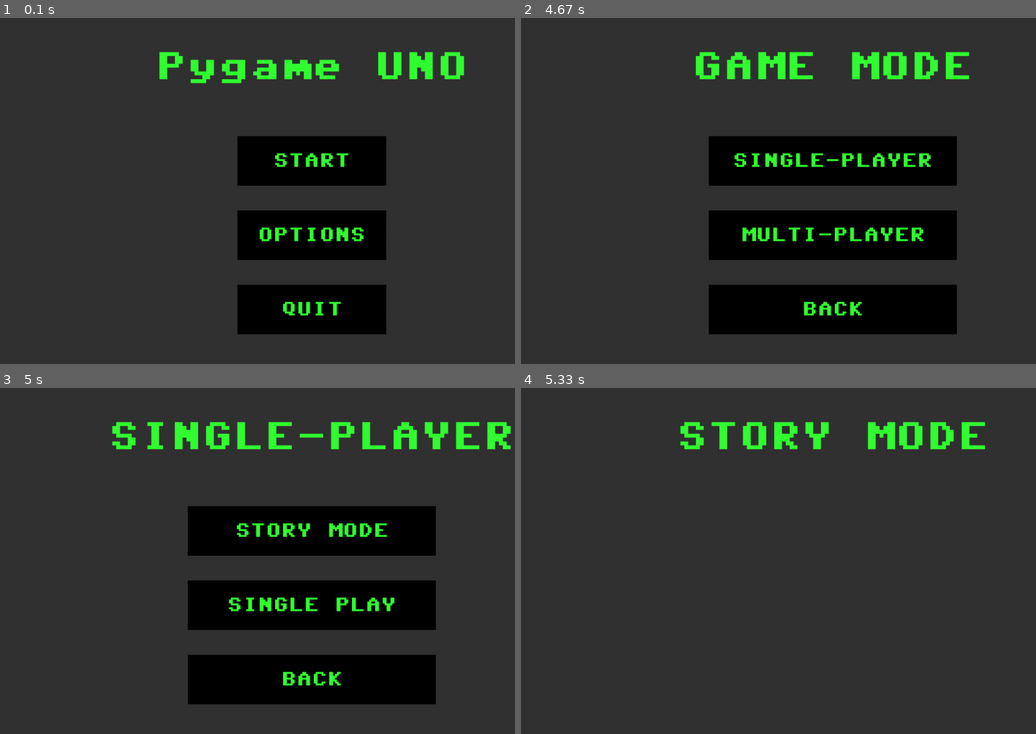
Above: before the commit, frames 1-4 (two rows, left to right).
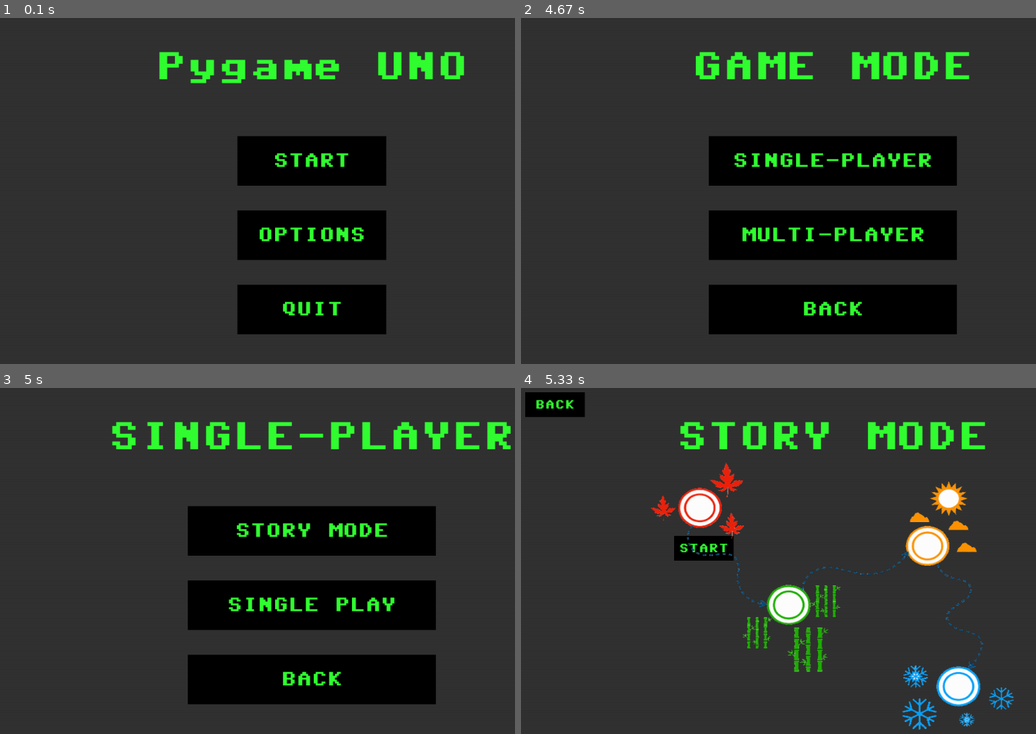
Above: after the commit, the same moments.

Repository: jrsky723/pygameuno
Game: pygame game, started from main.py
Two runs of this game, one before a commit and one after it. Both use one fixed random seed, a clock stepped at 60 frames per second and the inputs below.
Inputs (mouse positions are in pixels of both pictures, inside the frame that each line leads up to):
- Up to frame 1 (0.1 s): no input
- Up to frame 2 (4.67 s): click "START" at 0.38 s; hold Left 0.67-1.2 s; hold Down 1.23-1.53 s; click (598, 156) at 1.62 s; hold Left 1.9-2.3 s; hold Up 2.33-2.7 s; tap Enter at 2.73, 3.07 s; hold Right 3.4-4.03 s; hold Down 4.07-4.43 s; click (629, 239) at 4.52 s
- Up to frame 3 (5 s): click "SINGLE-PLAYER" at 4.85 s
- Up to frame 4 (5.33 s): click "STORY MODE" at 5.18 s

Frames 1-3 are identical in both runs. In frame 4, 7.6% of the frame differs, in the area x 0-96%, y 1-99%.

Commit message:
Story Mode Menu Screen
스토리 모드 메뉴 화면
마지막 추가된 지역은 핸드를 스와핑하는 카드를 추가할 예정.

Update main.py

Diff:
--- /dev/null
+++ b/game/story_mode/uno_game_blue.py
@@ -0,0 +1,6 @@
+from game.uno_game import UnoGame
+
+
+class UnoGameBlue(UnoGame):
+    def __init__(self, players_info):
+        super().__init__(players_info)
--- /dev/null
+++ b/game/story_mode/uno_game_green.py
@@ -0,0 +1,6 @@
+from game.uno_game import UnoGame
+
+
+class UnoGameGreen(UnoGame):
+    def __init__(self, players_info):
+        super().__init__(players_info)
--- /dev/null
+++ b/game/story_mode/uno_game_red.py
@@ -0,0 +1,6 @@
+from game.uno_game import UnoGame
+
+
+class UnoGameRed(UnoGame):
+    def __init__(self, players_info):
+        super().__init__(players_info)
--- /dev/null
+++ b/game/story_mode/uno_game_yellow.py
@@ -0,0 +1,6 @@
+from game.uno_game import UnoGame
+
+
+class UnoGameYellow(UnoGame):
+    def __init__(self, players_info):
+        super().__init__(players_info)
--- a/game/uno_game.py
+++ b/game/uno_game.py
@@ -187,7 +187,6 @@
         self.uno_called_times = []
         is_right_call = False
         for p in self.players:
-            print(p.get_is_uno(), p.get_uno_checked(), p.get_uno_success())
             if p.get_is_uno() and p.get_uno_checked() == False:
                 is_right_call = True
                 p.set_uno_checked(True)
--- a/screens/game_screen.py
+++ b/screens/game_screen.py
@@ -1,5 +1,9 @@
 import pygame
 from game.uno_game import UnoGame
+from game.story_mode.uno_game_yellow import UnoGameYellow
+from game.story_mode.uno_game_blue import UnoGameBlue
+from game.story_mode.uno_game_green import UnoGameGreen
+from game.story_mode.uno_game_red import UnoGameRed
 from screens.screen import Screen
 from screens.menus.end_menu_ import EndMenuScreen
 from screens.menus.paused_menu import PausedMenuScreen
@@ -16,12 +20,23 @@
 
 
 class GameScreen(Screen):
-    def __init__(self, screen, clock, options, players):
+    def __init__(self, screen, clock, options, game_info):
         super().__init__(screen, clock, options)
         pygame.mixer.music.load(MUSIC.GAME_BACKGROUND)
         pygame.mixer.music.play(-1)
         self.max_players = 6
-        self.game = UnoGame(players)
+        self.game_info = game_info
+        if game_info["mode"] == "story":
+            if game_info["zone"] == "red_zone":
+                self.game = UnoGameRed(game_info["players"])
+            elif game_info["zone"] == "green_zone":
+                self.game = UnoGameGreen(game_info["players"])
+            elif game_info["zone"] == "blue_zone":
+                self.game = UnoGameBlue(game_info["players"])
+            elif game_info["zone"] == "yellow_zone":
+                self.game = UnoGameYellow(game_info["players"])
+        else:
+            self.game = UnoGame(game_info["players"])
         self.my_player = self.game.get_player()
         self.coms = self.game.get_com_players()
         self.surfaces = []
--- a/screens/menus/singleplay_lobby_menu.py
+++ b/screens/menus/singleplay_lobby_menu.py
@@ -10,13 +10,15 @@
     def __init__(self, screen, clock, options):
         super().__init__(screen, clock, options)
 
+        self.game_info = {
+            "mode": "single",
+        }
+
         self.my_player = {
-            "id": 0,
             "name": "Player",
             "is_com": False,
         }
         computer1 = {
-            "id": 1,
             "name": "Computer 1",
             "is_com": True,
         }
@@ -130,7 +132,6 @@
         if len(self.players) < 6:
             self.players.append(
                 {
-                    "id": len(self.players),
                     "name": f"Computer {len(self.players)}",
                     "is_com": True,
                 }
@@ -150,5 +151,6 @@
             self.hovered_button.hover()
 
     def start_game(self):
-        game_screen = GameScreen(self.screen, self.clock, self.options, self.players)
+        self.game_info["players"] = self.players
+        game_screen = GameScreen(self.screen, self.clock, self.options, self.game_info)
         game_screen.run()
--- a/screens/menus/story_mode_menu.py
+++ b/screens/menus/story_mode_menu.py
@@ -1,11 +1,85 @@
 from screens.menu_screen import MenuScreen
-from screens.menus.join_menu import JoinMenuScreen
+from screens.menus.story_mode_start_menu import StoryModeStartMenuScreen
 from renders.button import Button
 from renders.text_box import TextBox
+from utils.constants import IMAGE
+from utils.json import load_json
+import pygame
 
 
 class StoryModeMenuScreen(MenuScreen):
     def __init__(self, screen, clock, options):
         super().__init__(screen, clock, options)
+        self.achievements = load_json("achievements")
+        self.game_info = {
+            "mode": "story",
+        }
+        self.zone_available = {
+            "red_zone": True,
+            "green_zone": False,
+            "yellow_zone": False,
+            "blue_zone": False,
+        }
+        # 하나의 영역이 완료되면 그 다음 영역이 해금된다. 예를들어 red_zone가 완료되면 green_zone가 해금된다.
+        self.zone_available["green_zone"] = (
+            self.achievements["single player mode"]["story mode"]["red"] >= 1
+        )
+        self.zone_available["yellow_zone"] = (
+            self.achievements["single player mode"]["story mode"]["green"] >= 1
+        )
+        self.zone_available["blue_zone"] = (
+            self.achievements["single player mode"]["story mode"]["yellow"] >= 1
+        )
+
         self.texts += [TextBox(text="STORY MODE", **self.title_params)]
-        B_Y, B_GAP = 250, 150
+        self.background_image = pygame.image.load(IMAGE.STORY_MODE)
+        self.background_image = pygame.transform.scale(
+            self.background_image, (self.screen_width, self.screen_height)
+        )
+        B_W, B_H = 120, 50
+        button_params = {
+            "width": B_W,
+            "height": B_H,
+            "text": "START",
+            "font_size": 25,
+        } | self.rect_params
+
+        self.red_zone_button = Button(x=320, y=310, **button_params)
+        self.green_zone_button = Button(x=500, y=600, **button_params)
+        self.yellow_zone_button = Button(x=780, y=380, **button_params)
+        self.blue_zone_button = Button(x=830, y=520, **button_params)
+        self.start_buttons = [
+            self.red_zone_button,
+            self.green_zone_button,
+            self.yellow_zone_button,
+            self.blue_zone_button,
+        ]
+        self.button_sections.append([self.red_zone_button])
+        if self.zone_available["green_zone"]:
+            self.button_sections.append([self.green_zone_button])
+        if self.zone_available["yellow_zone"]:
+            self.button_sections[0].append(self.yellow_zone_button)
+        if self.zone_available["blue_zone"]:
+            self.button_sections[1].append(self.blue_zone_button)
+
+        self.back_button = Button(x=20, y=20, **button_params | {"text": "BACK"})
+        self.button_sections.append([self.back_button])
+
+    def draw(self):
+        super().draw()
+        self.screen.blit(self.background_image, (0, 0))
+
+    def button_click_up(self, button):
+        super().button_click_up(button)
+        # use button index to find zone
+        if button in self.start_buttons:
+            zone = list(self.zone_available.keys())[self.start_buttons.index(button)]
+            self.open_story_mode_start(zone)
+
+    def open_story_mode_start(self, zone):
+        game_info = self.game_info | {"zone": zone}
+        story_mode_start_menu_screen = StoryModeStartMenuScreen(
+            self.screen, self.clock, self.options, game_info
+        )
+        story_mode_start_menu_screen.run()
+        pass
--- /dev/null
+++ b/screens/menus/story_mode_start_menu.py
@@ -0,0 +1,54 @@
+from screens.menu_screen import MenuScreen
+from screens.game_screen import GameScreen
+from renders.button import Button
+from renders.text_box import TextBox
+from utils.constants import STORY_MODE_DESCRIPTION as SMD, STORY_MODE_COMS as SMC
+
+
+# TODO: get user input to get host IP address and join(submit) button, back button
+class StoryModeStartMenuScreen(MenuScreen):
+    def __init__(self, screen, clock, options, game_info):
+        super().__init__(screen, clock, options)
+        self.game_info = game_info
+        self.players = [
+            {"name": "Player", "is_com": False},
+        ]
+        self.players += SMC[self.game_info["zone"]]
+        self.game_info["players"] = self.players
+        self.texts += [
+            TextBox(text=f"{self.game_info['zone'].upper()}", **self.title_params)
+        ]
+        text_params = self.rect_params | {"font_size": 25}
+        T_Y, T_GAP = 200, 50
+        for i, text in enumerate(SMD[self.game_info["zone"]]):
+            self.texts += [
+                TextBox(text=text, x="center", y=T_Y + T_GAP * i, **text_params)
+            ]
+        self.texts += [
+            TextBox(
+                text="Do you want to start the match?",
+                x="center",
+                y=550,
+                **text_params,
+            )
+        ]
+        button_params = self.rect_params | {
+            "y": 600,
+            "width": 300,
+            "height": 100,
+        }
+        self.back_button = Button(x=300, text="BACK", **button_params)
+        self.start_button = Button(x=680, text="START", **button_params)
+        self.button_sections += [
+            [self.back_button, self.start_button],
+        ]
+
+    def button_click_up(self, button):
+        super().button_click_up(button)
+        if button is not None:
+            if button == self.start_button:
+                self.start()
+
+    def start(self):
+        game_screen = GameScreen(self.screen, self.clock, self.options, self.game_info)
+        game_screen.run()
--- a/utils/constants.py
+++ b/utils/constants.py
@@ -23,6 +23,7 @@
 # PATHS
 
 SOUNDS_PATH = os.path.join("assets", "sounds")
+IMAGES_PATH = os.path.join("assets", "images")
 
 
 class SOUND:
@@ -38,6 +39,10 @@
 class MUSIC:
     MENU_BACKGROUND = os.path.join(SOUNDS_PATH, "sinnesloschen-beam.mp3")
     GAME_BACKGROUND = os.path.join(SOUNDS_PATH, "cool-jazz-loops-2641.mp3")
+
+
+class IMAGE:
+    STORY_MODE = os.path.join(IMAGES_PATH, "story_mode.png")
 
 
 # Colors
@@ -113,3 +118,52 @@
     BORDER_WIDTH = 0
     HOVERED_BORDER_WIDTH = 2
     SELECTED_BORDER_WIDTH = 4
+
+
+## Story mode constants
+
+STORY_MODE_DESCRIPTION = {
+    "red_zone": [
+        "Match with 1 computer player",
+        "On first distribution, the computer player",
+        "will receive a 50% higher chance of receiving",
+        "a skill card. And a combo that allows a computer",
+        "player to play two or more cards (REVERSE, SKIP)",
+    ],
+    "green_zone": [
+        "Match with 3 computer players.",
+        "Distribute all cards to the same number of ",
+        "players except for the first card.",
+    ],
+    "yellow_zone": [
+        "Match with 2 computer players.",
+        "Randomly changed the color of the card ",
+        "that can be paid every 5 turns.",
+    ],
+    "blue_zone": [
+        "Match with 4 computer players.",
+        "A conversion card with special features has",
+        "been added in this area. A conversion card has",
+        "the ability to select one of the cards that the",
+        "player has and convert it to another.",
+    ],
+}
+
+STORY_MODE_COMS = {
+    "red_zone": [{"name": "RED KING", "is_com": True}],
+    "green_zone": [
+        {"name": "GREEN KING", "is_com": True},
+        {"name": "GREEN QUEEN", "is_com": True},
+        {"name": "GREEN JACK", "is_com": True},
+    ],
+    "yellow_zone": [
+        {"name": "YELLOW KING", "is_com": True},
+        {"name": "YELLOW QUEEN", "is_com": True},
+    ],
+    "blue_zone": [
+        {"name": "BLUE KING", "is_com": True},
+        {"name": "BLUE QUEEN", "is_com": True},
+        {"name": "BLUE JACK", "is_com": True},
+        {"name": "BLUE ACE", "is_com": True},
+    ],
+}
--- a/utils/json.py
+++ b/utils/json.py
@@ -30,10 +30,10 @@
     "single player mode": {
         "wins": 0,
         "story mode": {
-            "LV1 clear": 0,
-            "LV2 clear": 0,
-            "LV3 clear": 0,
-            "LV4 clear": 0,
+            "red": 0,
+            "green": 0,
+            "yellow": 0,
+            "blue": 0,
         },
         "in game": {
             "wins with in 10 turns": 0,
Binary file added: assets/images/story_mode.png
